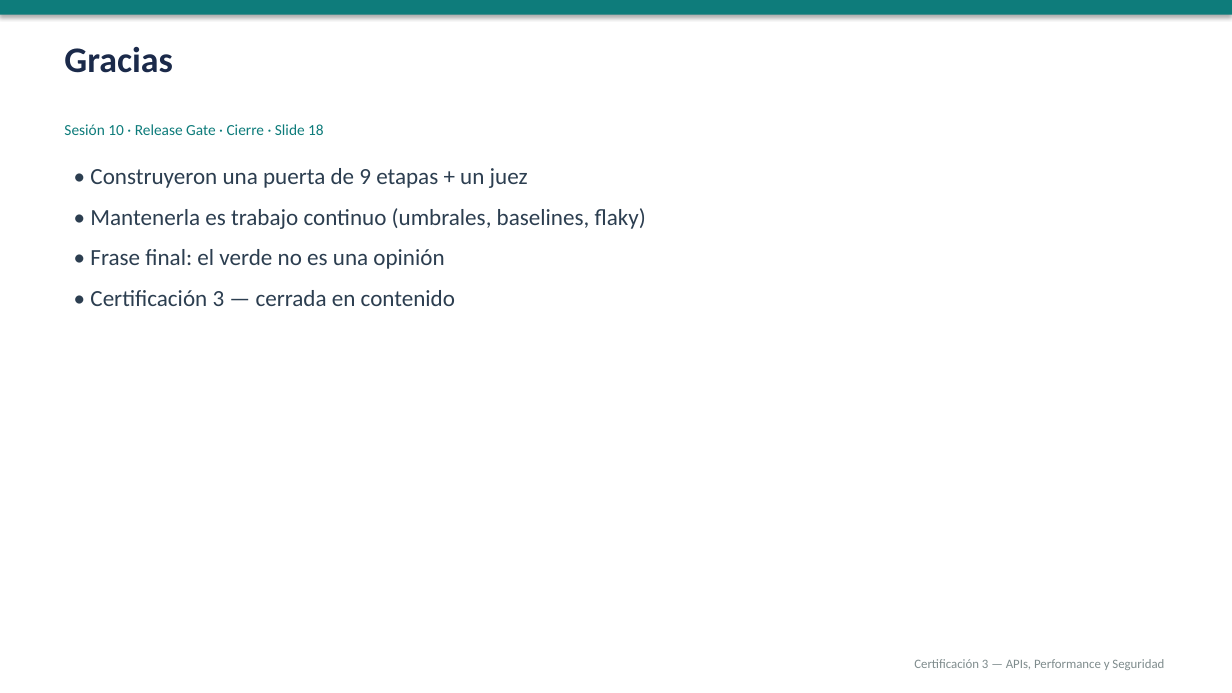
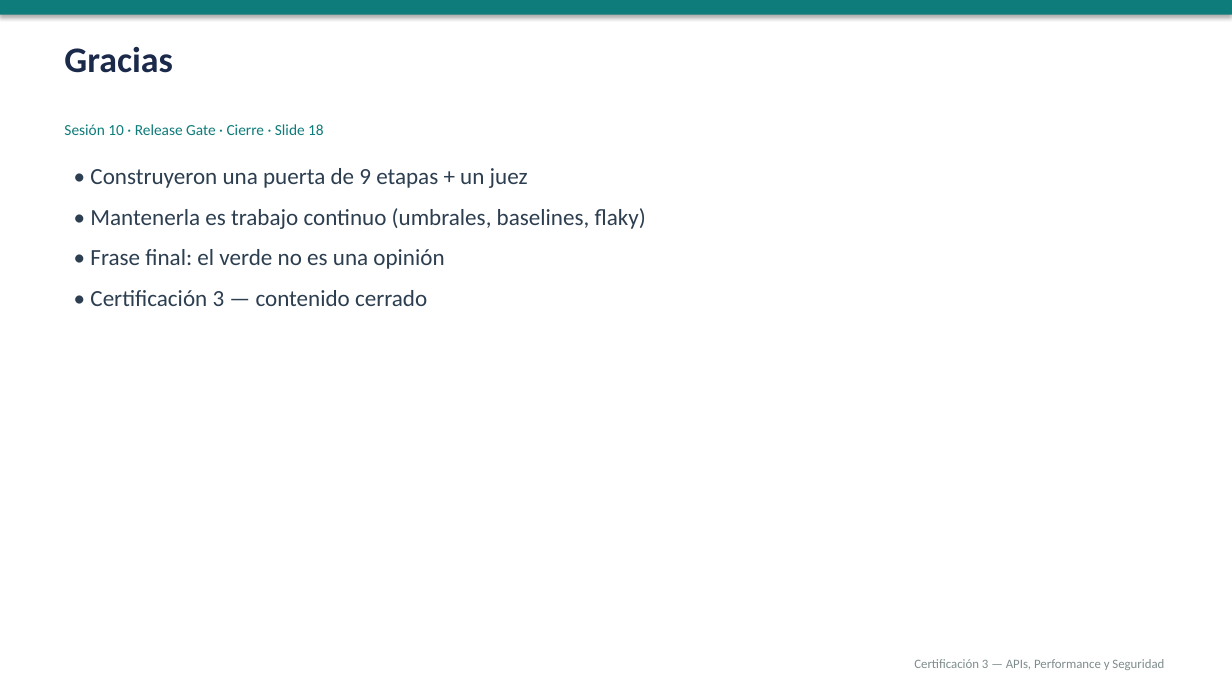
Before and after one commit to NelsonFlores1/Fork-curso_1, a slide deck: slide 22 of sesiones/sesion-10/sesion-10.pptx (slide 19 before the commit). Drawn at 1232x693 pixels with LibreOffice and Linux fonts; fonts in the diff are those of the drawing. Boxes give left, top, right and bottom in pixels: in the first picture for what was removed or moved away, otherwise in the second. Text is boxed around its words. In the diff, an @@ line names an element or a change of style, - is before the commit and + after.

```diff
--- a/sesiones/sesion-10/sesion-10.pptx
+++ b/sesiones/sesion-10/sesion-10.pptx
@@ text at [90,290,427,306]: text changed @@
-• Certificación 3 — cerrada en contenido
+• Certificación 3 — contenido cerrado
```
Also in this commit, not shown: 13 other slides changed, 4 slides added, 1 slide removed, 17 other files.
